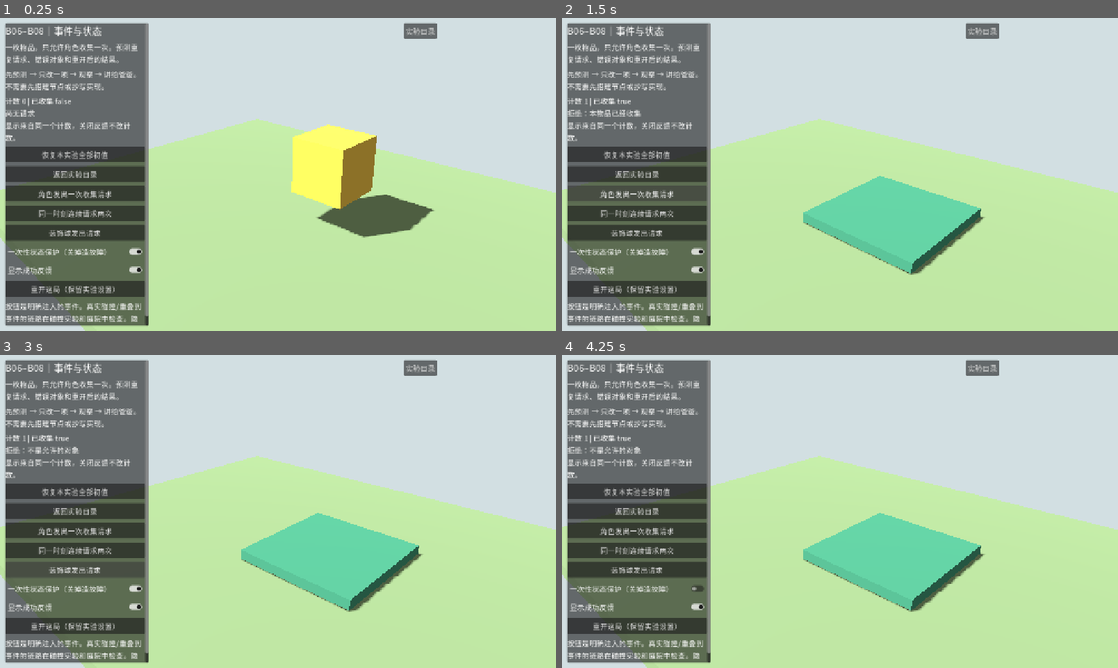
Above: before the commit, frames 1-4 (two rows, left to right).
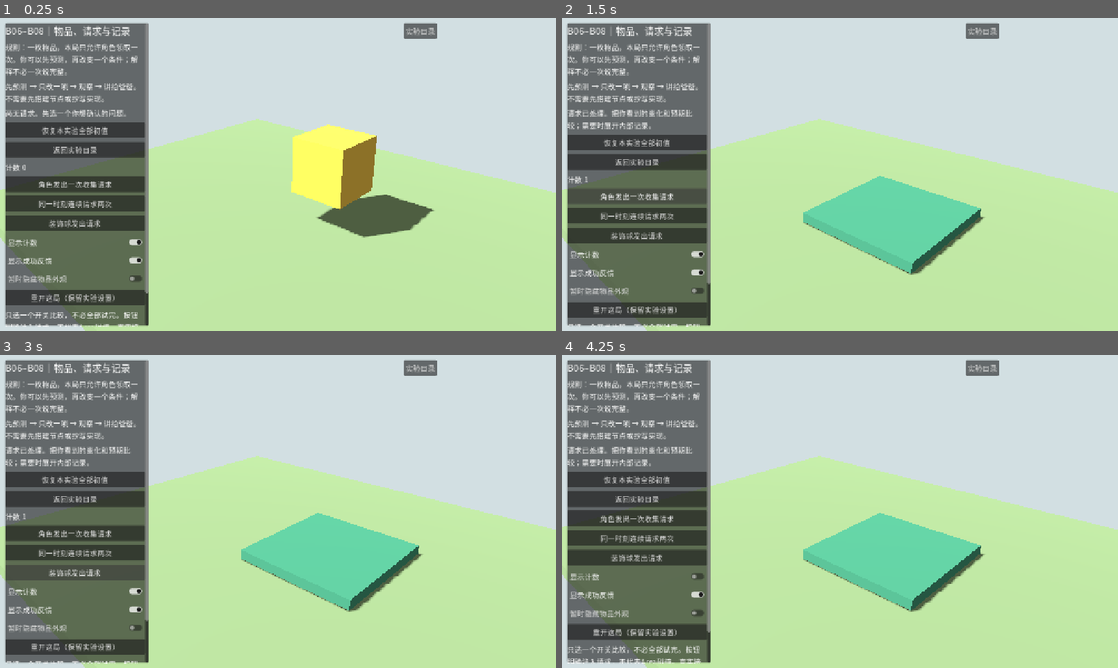
Above: after the commit, the same moments.

Repository: Zilur/ai-3d-game-learning
Game: Godot game, scene res://labs/event_lab.tscn
Two runs of this game, one before a commit and one after it. Both use one fixed random seed, a clock stepped at 60 frames per second and the inputs below. This scene is started directly instead of the project's main scene.
Inputs (mouse positions are in pixels of both pictures, inside the frame that each line leads up to):
- Up to frame 1 (0.25 s): no input
- Up to frame 2 (1.5 s): click "角色发出一次收集请求" at 0.5 s; click "角色发出一次收集请求" at 1.25 s
- Up to frame 3 (3 s): click "同一时刻连续请求两次" at 2 s; click "装饰球发出请求" at 2.75 s
- Up to frame 4 (4.25 s): click (639, 589) at 3.5 s, where only the run after the commit has a clickable "显示计数"

The runs differ from the first frame. In frame 1, 10% of the frame differs, in the area x 1-27%, y 2-99%; in frame 2, 9.8%; in frame 3, 10%; in frame 4, 10%.

Commit message:
feat(learning): make mechanism discovery learner-led with real event traces
Refine five lesson anchors with learner questions, discriminating experiments,
explanation and transfer. Align written tasks with actual ready-lab controls.
Add opt-in runtime traces and independent view controls to the shared event lab.
Preserve course objectives, question IDs, scope and optional parent sharing.
Add source/assembly contracts and an engine-level discovery regression suite.
No classrooms generated and no learning-effectiveness claims.

Diff:
--- a/practice/godot/labs/event_lab.gd
+++ b/practice/godot/labs/event_lab.gd
@@ -1,48 +1,87 @@
 extends "res://labs/lab_shell.gd"
-## Buttons inject explicit events, not fake physics observations. One state source drives UI.
+## A small observable system, not a quiz engine. Requests are injected, not collisions.
+const HISTORY_LIMIT := 12
 var count := 0
 var taken := false
 var guard_enabled := true
 var feedback_enabled := true
-var pending_restart := false
+var counter_visible := true
+var visual_hidden := false
+var mechanism_visible := false
+var request_number := 0
+var history: Array[Dictionary] = []
 var token: MeshInstance3D
 var feedback: MeshInstance3D
-var message := "尚无请求"
+var counter_view: Label
+var mechanism_view: Label
+var message := "尚无请求。先选一个你想确认的问题。"
 
 func _ready() -> void:
-	setup("B06–B08｜事件与状态", "一枚物品，只允许角色收集一次。预测重复请求、错误对象和重开后的结果。")
+	setup("B06–B08｜物品、请求与记录", "规则：一枚物品，本局只允许角色领取一次。你可以先预测，再改变一个条件；解释不必一次说完整。")
 	camera.position = Vector3(4, 4, 6)
 	camera.fov = 42
 	camera.look_at(Vector3(-1.4, 0.6, 0))
 	token = box(stage, "Collectible", Vector3(0, 1.2, 0), Vector3(1.1, 1.1, 1.1), Color("f0c44c"))
 	feedback = box(stage, "Feedback", Vector3(0, 0.12, 0), Vector3(2.5, 0.2, 2.5), Color("479776"))
+	counter_view = text("")
 	button("collect", "角色发出一次收集请求", func(): request_collect(true))
 	button("double", "同一时刻连续请求两次", func(): request_collect(true); request_collect(true))
 	button("wrong", "装饰球发出请求", func(): request_collect(false))
+	toggle("counter", "显示计数", true, func(v): counter_visible = v; refresh())
+	toggle("feedback", "显示成功反馈", true, func(v): feedback_enabled = v; refresh())
+	toggle("visual", "暂时隐藏物品外观", false, func(v): visual_hidden = v; refresh())
+	button("restart", "重开这局（保留实验设置）", restart_round)
+	text("只选一个开关比较，不必全部试完。按钮明确注入请求，不代表Area碰撞。真实接近与拾取回到庭院验证。")
+	toggle("mechanism", "查看内部记录与故障对照", false, func(v): mechanism_visible = v; refresh())
 	toggle("guard", "一次性状态保护（关掉造故障）", true, func(v): guard_enabled = v; refresh())
-	toggle("feedback", "显示成功反馈", true, func(v): feedback_enabled = v; refresh())
-	button("restart", "重开这局（保留实验设置）", restart_round)
-	text("按钮是明确注入的事件。真实碰撞/重叠到事件的链路在碰撞实验和庭院中检查。隐藏物品本身不是一次性保护。")
+	mechanism_view = text("")
 	refresh()
 
 func request_collect(is_player: bool) -> void:
+	var before_count := count
+	var before_taken := taken
+	var accepted := false
+	var reason: String
 	if not is_player:
-		message = "拒绝：不是允许的对象"
+		reason = "不是允许的对象"
 	elif taken and guard_enabled:
-		message = "拒绝：本物品已经收集"
+		reason = "本物品已经收集"
 	else:
 		taken = true
 		count += 1
-		message = "接受请求，先改变状态，再刷新表现"
+		accepted = true
+		reason = "条件通过；先更新状态，再刷新表现"
+	request_number += 1
+	history.append({"number": request_number, "actor": "角色" if is_player else "装饰球",
+		"before_count": before_count, "after_count": count,
+		"before_taken": before_taken, "after_taken": taken,
+		"accepted": accepted, "reason": reason, "guard": guard_enabled})
+	if history.size() > HISTORY_LIMIT:
+		history.pop_front()
+	message = "请求已处理。把你看到的变化和预期比较；需要时展开内部记录。"
 	refresh()
 
 func restart_round() -> void:
 	count = 0
 	taken = false
-	message = "本局重开；预测下一次计数"
+	request_number = 0
+	history.clear()
+	message = "已重开，实验开关保留。预测下一次请求；恢复全部初值会同时恢复开关。"
 	refresh()
 
 func refresh() -> void:
-	token.visible = not taken
+	token.visible = not taken and not visual_hidden
 	feedback.visible = taken and feedback_enabled
-	status.text = "计数 %d | 已收集 %s\n%s\n显示来自同一个计数，关闭反馈不改计数。" % [count, str(taken), message]
+	counter_view.visible = counter_visible
+	counter_view.text = "计数 %d" % count
+	status.text = message
+	controls["guard"].visible = mechanism_visible
+	mechanism_view.visible = mechanism_visible
+	var lines: PackedStringArray = ["当前实际状态：count=%d；taken=%s" % [count, str(taken)],
+		"以下来自本次运行，最近%d条请求；开关本身不添加请求。" % HISTORY_LIMIT]
+	for entry in history:
+		lines.append("#%d %s：%s\ncount %d→%d；taken %s→%s；保护=%s\n%s" % [
+			entry["number"], entry["actor"], "接受" if entry["accepted"] else "拒绝",
+			entry["before_count"], entry["after_count"], str(entry["before_taken"]), str(entry["after_taken"]),
+			str(entry["guard"]), entry["reason"]])
+	mechanism_view.text = "\n\n".join(lines)
--- /dev/null
+++ b/practice/godot/tests/discovery_lab.gd
@@ -0,0 +1,73 @@
+extends "res://tests/practical_labs.gd"
+## Exercise real controls and their runtime evidence. This does not measure learning.
+
+func run() -> void:
+	print("Discovery suite: ", Engine.get_version_info().get("string"))
+	var lab = await open_scene("res://labs/event_lab.tscn")
+	check(not lab.mechanism_visible and not lab.mechanism_view.visible, "mechanism starts folded")
+	check(not lab.controls["guard"].visible, "fault control starts folded")
+	check(lab.counter_view.visible and lab.count == 0 and not lab.taken, "neutral baseline with ordinary counter")
+	check(lab.history.is_empty() and not "taken=" in lab.status.text, "opening does not disclose state explanation")
+
+	lab.controls["visual"].button_pressed = true
+	check(not lab.token.visible and lab.count == 0 and not lab.taken, "hiding appearance alone does not collect")
+	check(lab.history.is_empty(), "view controls do not inject requests")
+	lab.controls["wrong"].pressed.emit()
+	check(lab.count == 0 and not lab.taken, "wrong actor rejected even with invisible item")
+	check(lab.history.size() == 1 and not lab.history[0]["accepted"], "rejected request is actually recorded")
+	check(lab.history[0]["before_count"] == 0 and lab.history[0]["after_count"] == 0, "rejection records unchanged state")
+
+	lab.controls["counter"].button_pressed = false
+	lab.controls["feedback"].button_pressed = false
+	lab.controls["collect"].pressed.emit()
+	check(lab.count == 1 and lab.taken, "request still changes state while displays are hidden")
+	check(not lab.counter_view.visible and not lab.feedback.visible, "real counter and feedback are hidden separately")
+	var accepted: Dictionary = lab.history[1]
+	check(accepted["accepted"] and accepted["before_count"] == 0 and accepted["after_count"] == 1, "trace records actual count transition")
+	check(not accepted["before_taken"] and accepted["after_taken"], "trace records actual taken transition")
+	lab.controls["counter"].button_pressed = true
+	check(lab.counter_view.visible and lab.counter_view.text == "计数 1", "revealing counter displays authoritative current value")
+	lab.controls["mechanism"].button_pressed = true
+	check(lab.mechanism_view.visible and lab.controls["guard"].visible, "evidence and deliberate fault become accessible")
+	check("count 0→1" in lab.mechanism_view.text and "装饰球" in lab.mechanism_view.text, "same runtime trace is rendered")
+	var trace_before: Array = lab.history.duplicate(true)
+	lab.controls["mechanism"].button_pressed = false
+	check(lab.history == trace_before and lab.count == 1, "reading or folding evidence cannot mutate the experiment")
+	lab.controls["visual"].button_pressed = false
+	check(not lab.token.visible, "revealing appearance does not resurrect a collected item")
+
+	lab.controls["restart"].pressed.emit()
+	check(lab.count == 0 and not lab.taken and lab.history.is_empty(), "round restart clears state and evidence")
+	check(not lab.feedback_enabled and not lab.mechanism_visible, "round restart keeps deliberate view settings")
+	lab.controls["double"].pressed.emit()
+	check(lab.history.size() == 2 and lab.history[0]["accepted"] and not lab.history[1]["accepted"], "two requests have ordered distinct outcomes")
+	check(lab.history[1]["before_count"] == 1 and lab.history[1]["after_count"] == 1, "duplicate rejection does not manufacture a transition")
+	lab.controls["mechanism"].button_pressed = true
+	lab.controls["guard"].button_pressed = false
+	lab.controls["collect"].pressed.emit()
+	check(lab.count == 2 and not lab.history[-1]["guard"], "explicit fault really permits another reward and records its setting")
+	lab.controls["wrong"].pressed.emit()
+	check(lab.count == 2 and not lab.history[-1]["accepted"], "fault does not silently disable actor filtering")
+	lab.controls["restart"].pressed.emit()
+	check(not lab.guard_enabled and not lab.feedback_enabled and lab.mechanism_visible, "restart preserves fault and views as labelled")
+	lab.controls["reset"].pressed.emit()
+	await steps(6)
+	lab = current_scene
+	check(lab.guard_enabled and lab.feedback_enabled and lab.counter_visible and not lab.visual_hidden, "full reset restores all experiment settings")
+	check(not lab.mechanism_visible and lab.history.is_empty() and lab.request_number == 0, "full reset folds explanations and clears history")
+	check(lab.token.visible and lab.count == 0 and not lab.taken, "full reset restores original world")
+	for i in range(30):
+		lab.controls["collect"].pressed.emit()
+	check(lab.history.size() == lab.HISTORY_LIMIT and lab.request_number == 30, "history is bounded without resetting sequence")
+	check(lab.history[0]["number"] == 19 and lab.history[-1]["number"] == 30 and lab.count == 1, "bounded history preserves correct recent records and gameplay")
+
+	if is_instance_valid(current_scene):
+		current_scene.queue_free()
+		current_scene = null
+	await process_frame
+	if failures.is_empty():
+		print("DISCOVERY LAB PASS: %d assertions; engine behavior only" % checks)
+		quit(0)
+	else:
+		print("DISCOVERY LAB FAIL: %d / %d" % [failures.size(), checks])
+		quit(1)
Not shown, changed: course/lessons/B06.md
Not shown, changed: course/lessons/B08.md
Not shown, changed: course/lessons/B13.md
Not shown, changed: course/lessons/C10.md
Not shown, changed: course/lessons/D07.md
Not shown, changed: docs/modeling-thread.md
Not shown, changed: openmaic/skills/ai3d-self-study/SKILL.md
Not shown, changed: tools/lib/checks/run_production_checks.py
Not shown, added: tools/tests/test_discovery_thread.py
